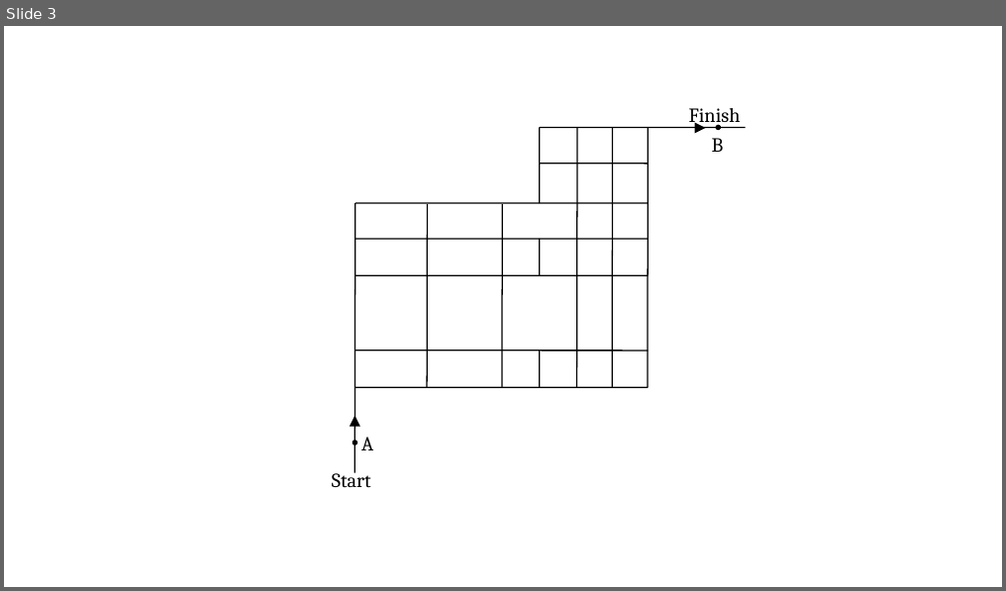
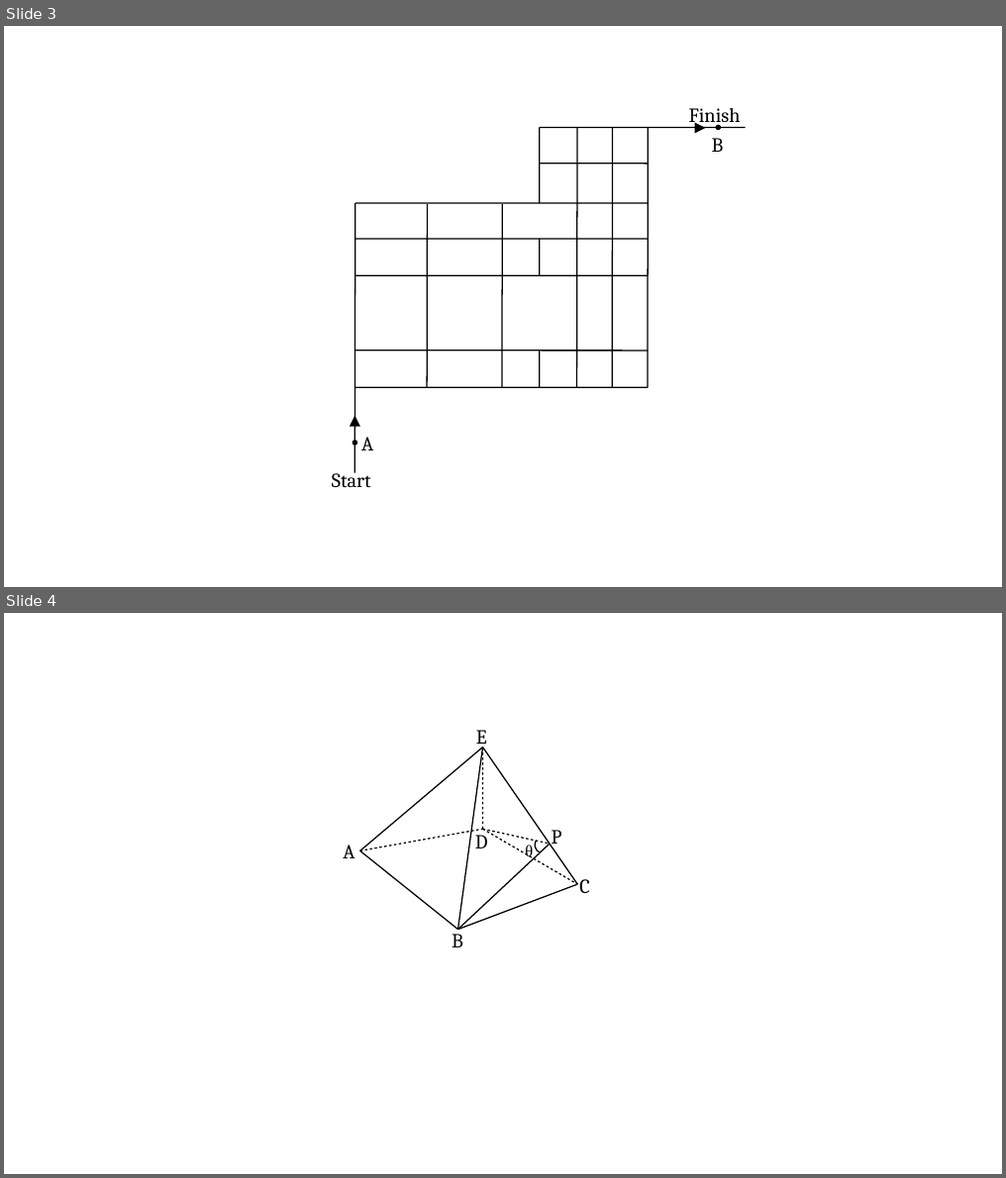
Before and after one commit to zz-zye/suneng, a slide deck: 1994/1994.odp. Shown one above the other, each under a label of ours: slide 3 before the commit, slides 3 and 4 after it. The pictures are 1006x591 and 1006x1178 pixels, drawn with LibreOffice and Linux fonts; fonts in the diff are those of the drawing. Boxes give left, top, right and bottom in pixels: in the first picture for what was removed or moved away, otherwise in the second. Text is boxed around its words. In the diff, an @@ line names an element or a change of style, - is before the commit and + after.

```diff
--- a/1994/1994.odp
+++ b/1994/1994.odp
@@ slide 4 added at [4,613,1002,1174], background #FFFFFF @@
@@ text added at [476,730,487,749], 16 pt, text #000000 @@
+E
@@ line added from (359, 852) to (483, 747), #000000 0.99 pt @@
@@ line added from (457, 930) to (483, 747), #000000 0.99 pt @@
@@ line added from (578, 884) to (483, 747), #000000 0.99 pt @@
@@ line added from (483, 830) to (483, 747), #000000 0.99 pt @@
@@ text added at [343,845,354,859], 16 pt, text #000000 @@
+A
@@ line added from (359, 852) to (483, 830), #000000 0.99 pt @@
@@ line added from (457, 930) to (550, 844), #000000 0.99 pt @@
@@ text added at [475,830,488,849], 16 pt, text #000000 @@
+D
@@ line added from (483, 830) to (578, 884), #000000 0.99 pt @@
@@ line added from (483, 830) to (550, 844), #000000 0.99 pt @@
@@ text added at [525,845,533,861], 13 pt, text #000000 @@
+θ
@@ freeform shape added at [535,842,541,853], outline #000000 0.99 pt @@
@@ text added at [551,830,562,849], 16 pt, text #000000 @@
+P
@@ line added from (359, 852) to (457, 930), #000000 0.99 pt @@
@@ text added at [579,879,590,893], 16 pt, text #000000 @@
+C
@@ line added from (457, 930) to (578, 884), #000000 0.99 pt @@
@@ text added at [451,929,463,948], 16 pt, text #000000 @@
+B
```
Also in this commit, not shown: 2 other files.
